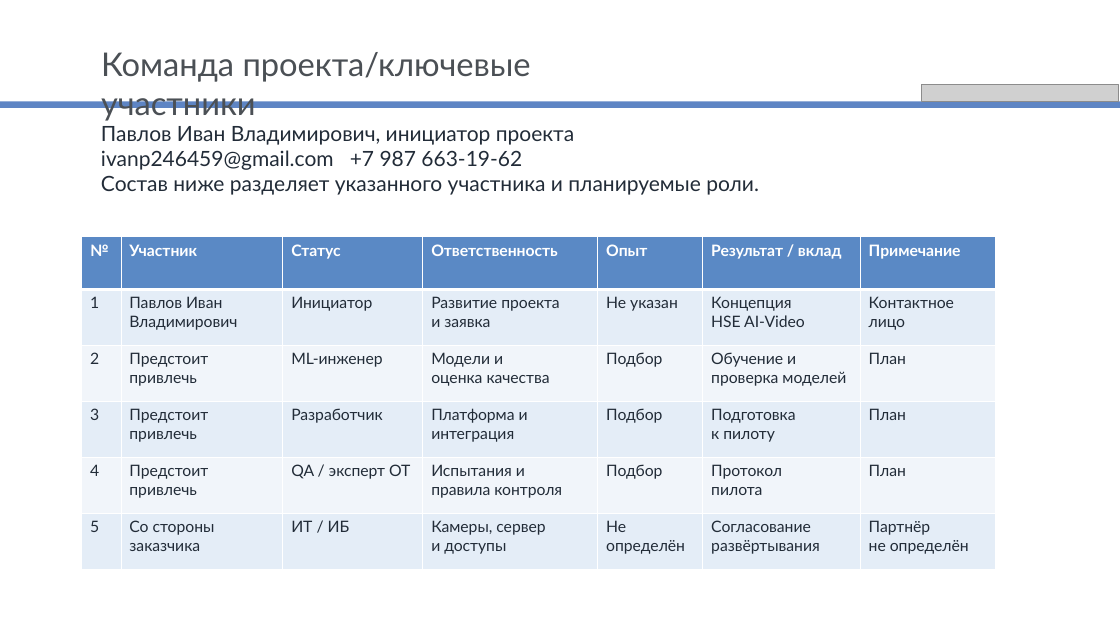
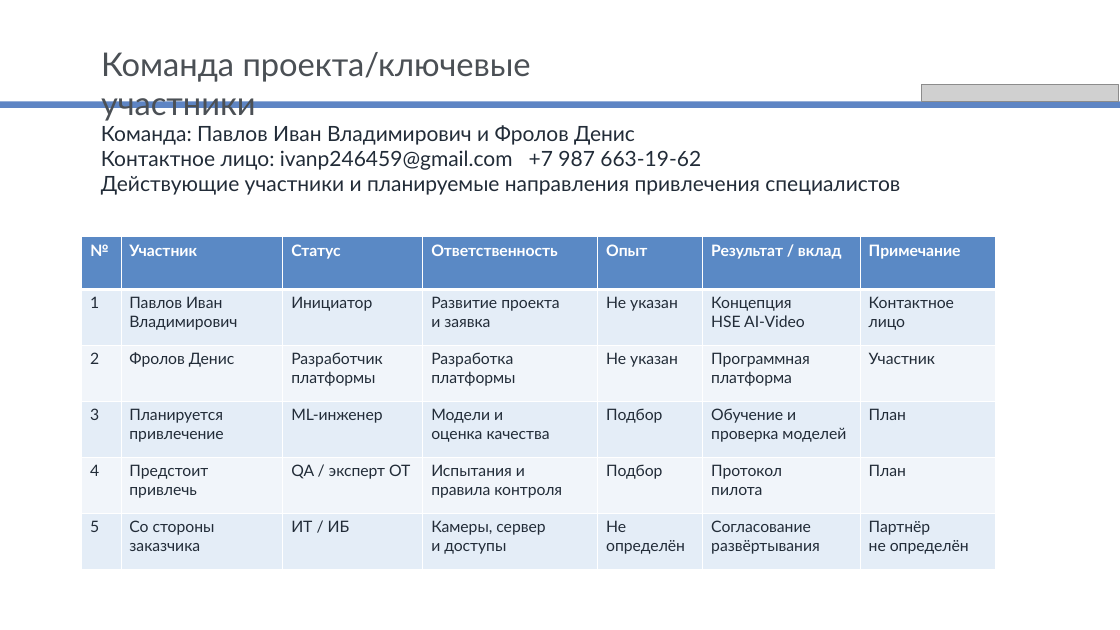
Before and after one commit to youngboy04/hse-ai-video, a slide deck: slide 13 of submission/HSE_AI_Video.pptx. Drawn at 1120x630 pixels with LibreOffice and Linux fonts; fonts in the diff are those of the drawing; grey boxes stand for pictures. Boxes give left, top, right and bottom in pixels: in the first picture for what was removed or moved away, otherwise in the second. Text is boxed around its words. In the diff, an @@ line names an element or a change of style, - is before the commit and + after.

```diff
--- a/submission/HSE_AI_Video.pptx
+++ b/submission/HSE_AI_Video.pptx
@@ text at (101, 125, 900, 195): text changed @@
-Павлов Иван Владимирович, инициатор проекта
-ivanp246459@gmail.com +7 987 663-19-62
-Состав ниже разделяет указанного участника и планируемые роли.
+Команда: Павлов Иван Владимирович и Фролов Денис
+Контактное лицо: ivanp246459@gmail.com +7 987 663-19-62
+Действующие участники и планируемые направления привлечения специалистов
@@ table at (82, 237, 996, 573) @@
-row 3: 2 | Предстоит / привлечь | ML-инженер | Модели и / оценка качества | Подбор | Обучение и / проверка моделей | План
+row 3: 2 | Фролов Денис | Разработчик / платформы | Разработка / платформы | Не указан | Программная / платформа | Участник
-row 4: 3 | Предстоит / привлечь | Разработчик | Платформа и / интеграция | Подбор | Подготовка / к пилоту | План
+row 4: 3 | Планируется / привлечение | ML-инженер | Модели и / оценка качества | Подбор | Обучение и / проверка моделей | План
```
Also in this commit, not shown: 13 other slides changed, 4 other files.
